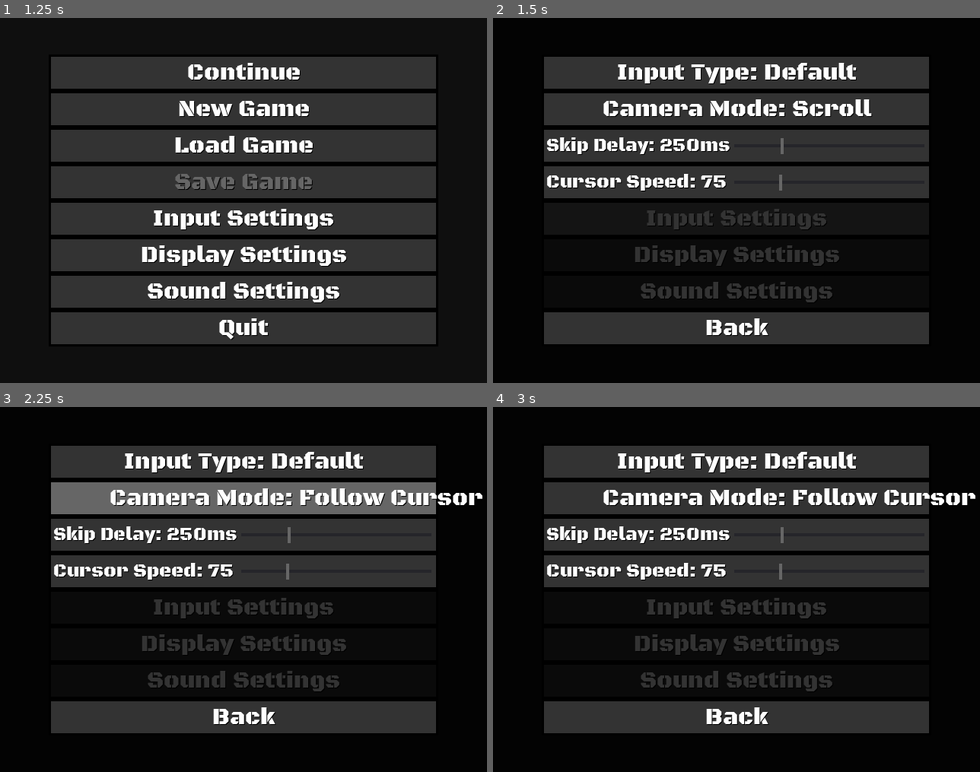
Above: before the commit, frames 1-4 (two rows, left to right).
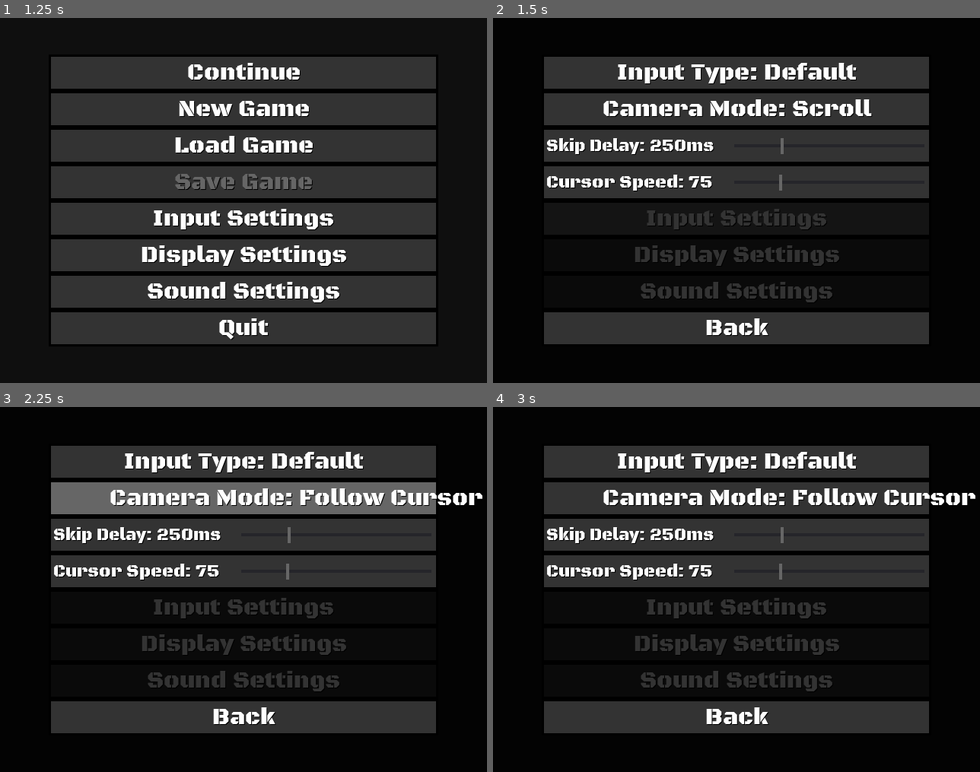
Above: after the commit, the same moments.

Repository: gapophustu/PnC
Game: Godot game, scene res://Global.tscn
Two runs of this game, one before a commit and one after it. Both use one fixed random seed, a clock stepped at 60 frames per second and the inputs below.
Inputs (mouse positions are in pixels of both pictures, inside the frame that each line leads up to):
- Up to frame 1 (1.25 s): tap Enter at 0.5 s; move the mouse to (350, 182) at 0.52 s; click (350, 182) at 0.67 s
- Up to frame 2 (1.5 s): tap Space at 1.25 s; move the mouse to (639, 218) at 1.27 s; click (639, 218) at 1.42 s
- Up to frame 3 (2.25 s): tap Enter at 2 s; move the mouse to (292, 509) at 2.02 s; click (292, 509) at 2.17 s
- Up to frame 4 (3 s): tap Space at 2.75 s; move the mouse to (712, 662) at 2.77 s; click (712, 662) at 2.92 s

Frame 1 is identical in both runs. In frame 2, 1.7% of the frame differs, in the area x 11-49%, y 32-48%; in frame 3, 1.7%; in frame 4, 1.7%.

Commit message:
small fix

Diff:
--- a/Menu/Slider.gd
+++ b/Menu/Slider.gd
@@ -60,7 +60,7 @@
 	$Foreground.rect_position = Vector2(margin, margin)
 	var text = TranslationServer.translate(text_id) + ": " + str(value_range[1]) + text_trailing
 	$Label.get_font("font").size = int($Foreground.rect_size.y * 0.75)
-	var text_size = $Label.get_font("font").get_string_size($Label.text)
+	var text_size = $Label.get_font("font").get_string_size(text)
 	if text_size.y > $Foreground.rect_size.y || text_size.x > $Foreground.rect_size.x / 2 - 4 * margin:
 		$Label.get_font("font").size = int(min($Foreground.rect_size.y / text_size.y, ($Foreground.rect_size.x / 2 - 4 * margin) / text_size.x) * $Label.get_font("font").size)
 	$Label.rect_size = Vector2(0, 0)
--- a/Menu/Slider.tscn
+++ b/Menu/Slider.tscn
@@ -11,7 +11,7 @@
 font_data = ExtResource( 2 )
 _sections_unfolded = [ "Extra Spacing", "Font", "Settings" ]
 
-[node name="Slider" type="Control"]
+[node name="Slider" type="Control" index="0"]
 
 anchor_left = 0.0
 anchor_top = 0.0
